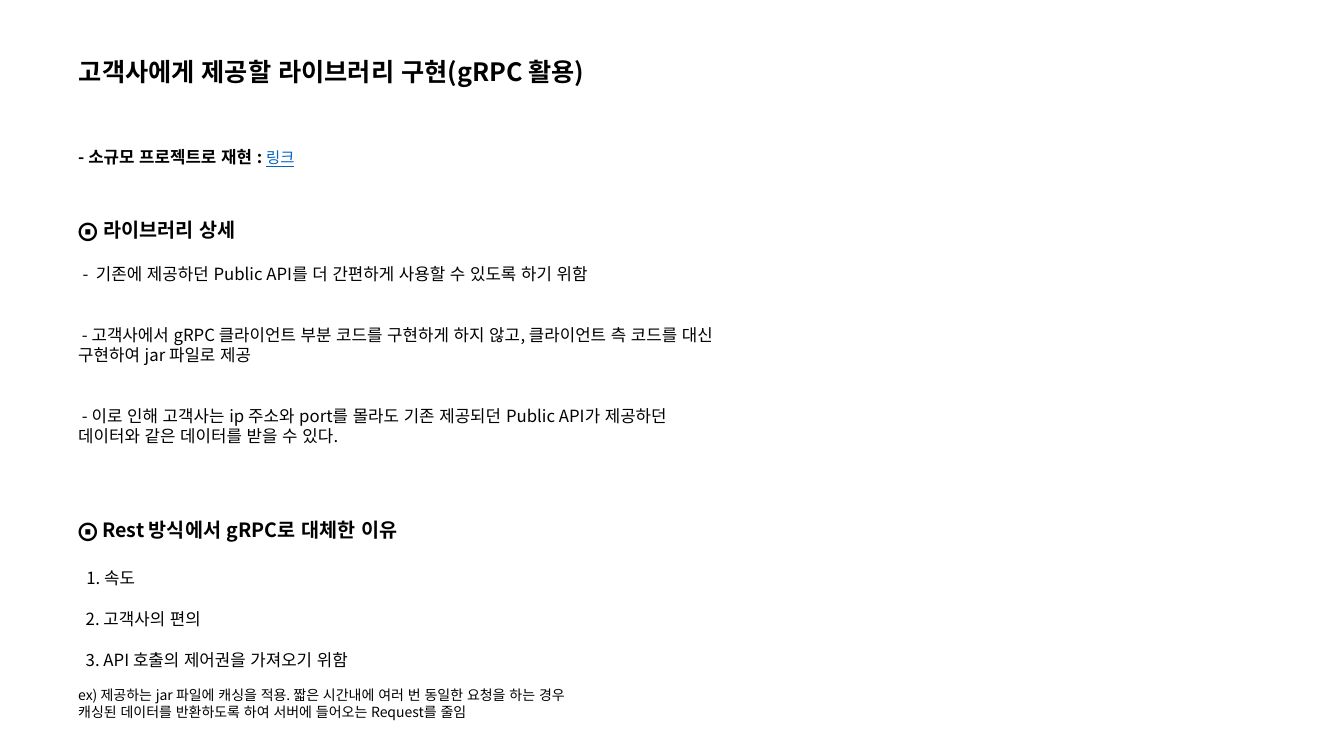
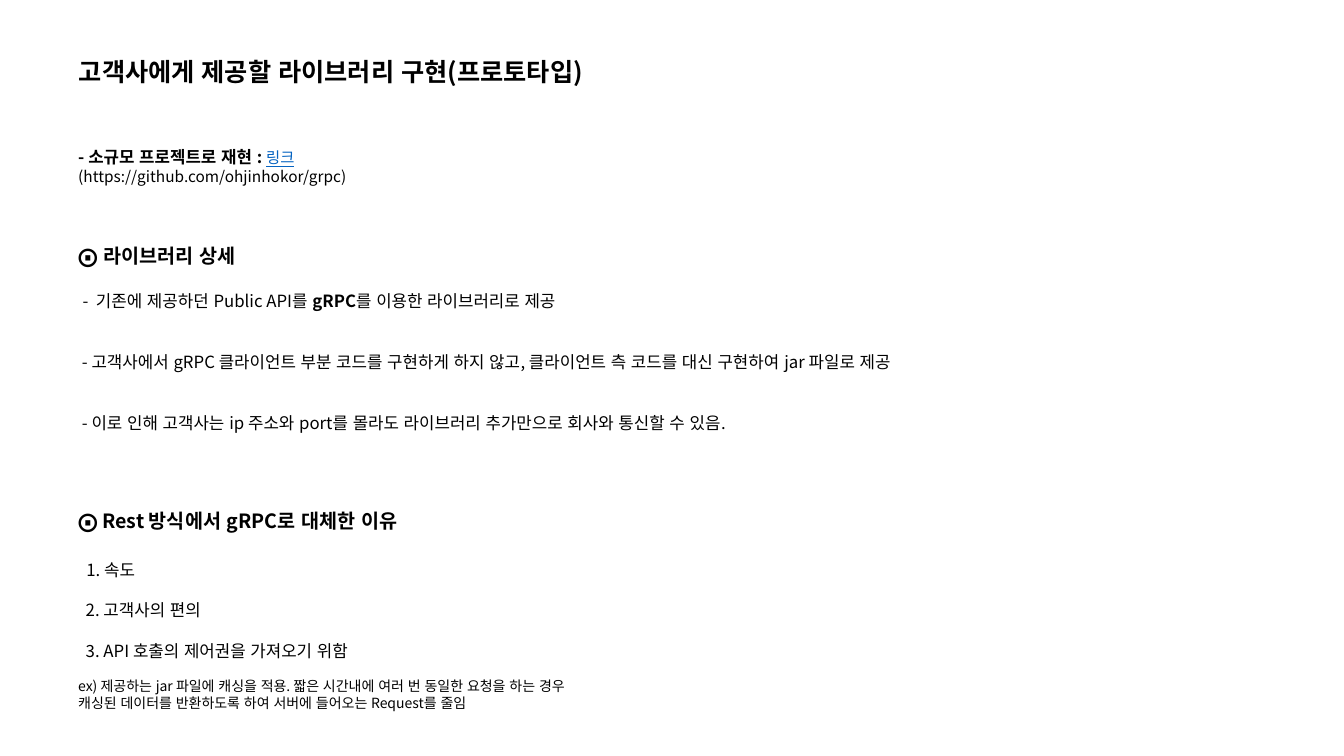
Before and after one commit to ohjinhokor/PortFolio, a slide deck: slide 3 of 오진호 포트폴리오.pptx. Drawn at 1344x756 pixels with LibreOffice and Linux fonts; fonts in the diff are those of the drawing; background and template pictures are left out. Boxes give left, top, right and bottom in pixels: in the first picture for what was removed or moved away, otherwise in the second. Text is boxed around its words. In the diff, an @@ line names an element or a change of style, - is before the commit and + after.

```diff
--- a/오진호 포트폴리오.pptx
+++ b/오진호 포트폴리오.pptx
@@ text at [79,59,582,86]: text changed @@
-고객사에게 제공할 라이브러리 구현(gRPC 활용)
+고객사에게 제공할 라이브러리 구현(프로토타입)
@@ text at [78,149,346,186]: text changed; size 12 to 11 pt; bold off @@
-- 소규모 프로젝트로 재현 : 링크
+- 소규모 프로젝트로 재현 : 링크
+(https://github.com/ohjinhokor/grpc)
@@ text "⨀ 라이브러리 상세": place and size @@
-text "⨀ 라이브러리 상세" at [78,220,713,444]
+text "⨀ 라이브러리 상세" at [92,246,891,433]
@@ text at [96,293,556,311]: text changed @@
-- 기존에 제공하던 Public API를 더 간편하게 사용할 수 있도록 하기 위함
+- 기존에 제공하던 Public API를 gRPC를 이용한 라이브러리로 제공
@@ text at [92,415,726,433]: text changed @@
-- 이로 인해 고객사는 ip 주소와 port를 몰라도 기존 제공되던 Public API가 제공하던 데이터와 같은 데이터를 받을 수 있다.
+- 이로 인해 고객사는 ip 주소와 port를 몰라도 라이브러리 추가만으로 회사와 통신할 수 있음.
@@ text "⨀ Rest 방식에서 gRPC로 대체한 ...": place and size @@
-text "⨀ Rest 방식에서 gRPC로 대체한 ..." at [78,520,565,720]
+text "⨀ Rest 방식에서 gRPC로 대체한 ..." at [78,511,565,711]
```
Also in this commit, not shown: 9 other slides changed, 5 slides added, 2 slides removed, 1 other file.
